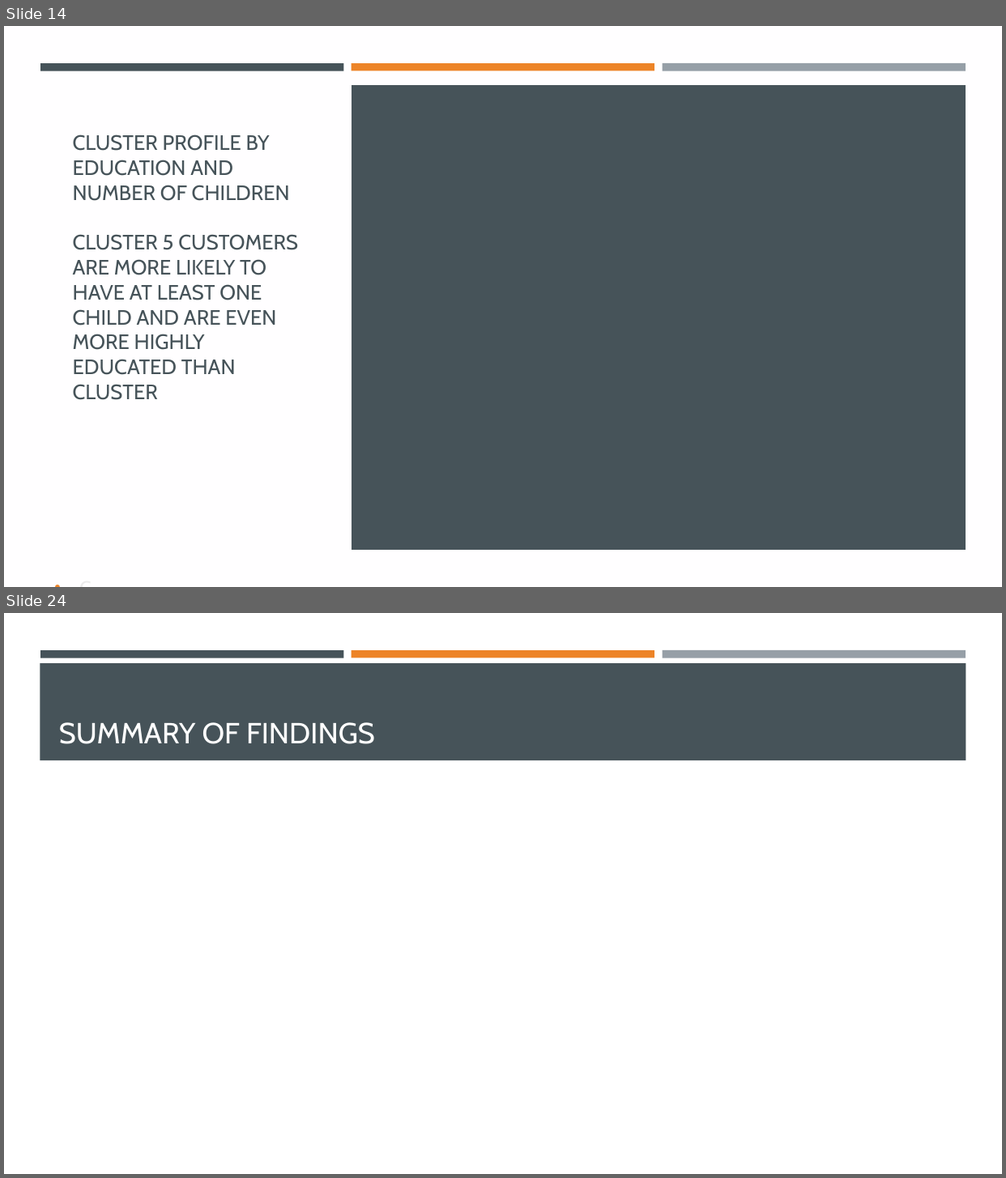
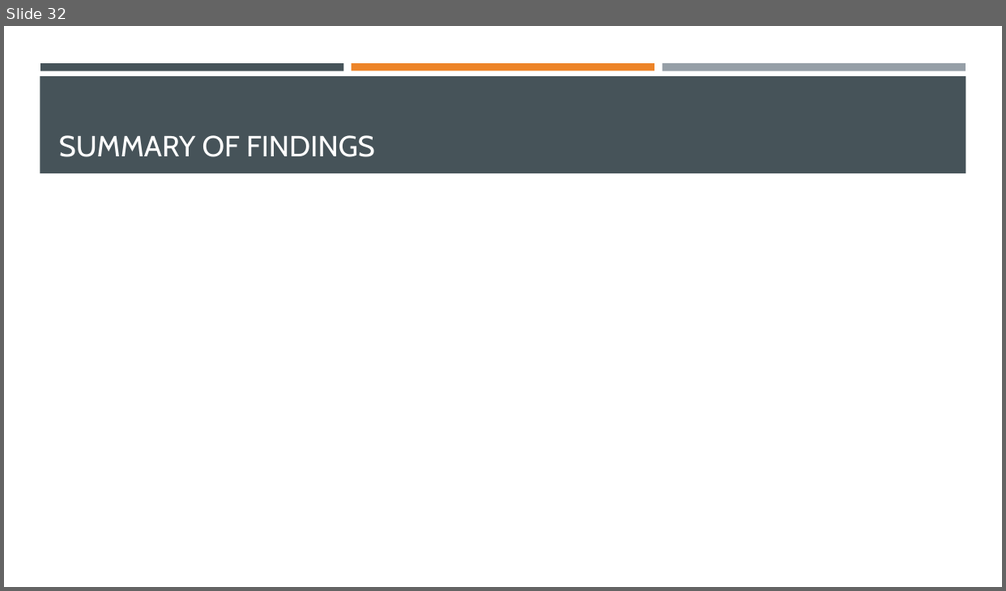
Before and after one commit to dapopov-st/store-customer-segmentation, a slide deck: Customer-Segmentation-Presentation.pptx. Shown one above the other, each under a label of ours: slides 14 and 24 before the commit, slide 32 after it; the slides between them are not shown. The pictures are 1006x1178 and 1006x591 pixels, drawn with LibreOffice and Linux fonts; fonts in the diff are those of the drawing. Boxes give left, top, right and bottom in pixels: in the first picture for what was removed or moved away, otherwise in the second. Text is boxed around its words. In the diff, an @@ line names an element or a change of style, - is before the commit and + after.

```diff
--- a/Customer-Segmentation-Presentation.pptx
+++ b/Customer-Segmentation-Presentation.pptx
@@ slide 14 removed at (4,26,1002,587), background #3D3D3D @@
@@ rectangle removed at (4,26,1002,587) @@
@@ rectangle removed at (40,63,344,71) @@
@@ rectangle removed at (351,63,654,71) @@
@@ rectangle removed at (662,63,965,71) @@
@@ rectangle removed at (351,85,965,550) @@
@@ title removed at (73,135,298,400) @@
-CLUSTER PROFILE BY EDUCATION AND NUMBER OF CHILDREN
-CLUSTER 5 CUSTOMERS ARE MORE LIKELY TO HAVE AT LEAST ONE CHILD AND ARE EVEN MORE HIGHLY EDUCATED THAN CLUSTER
@@ text removed at (47,437,333,587) @@
-• C
@@ what was slide 24 is now slide 32 @@
```
Also in this commit, not shown: 20 slides added, 9 other slides removed, 2 other files.
